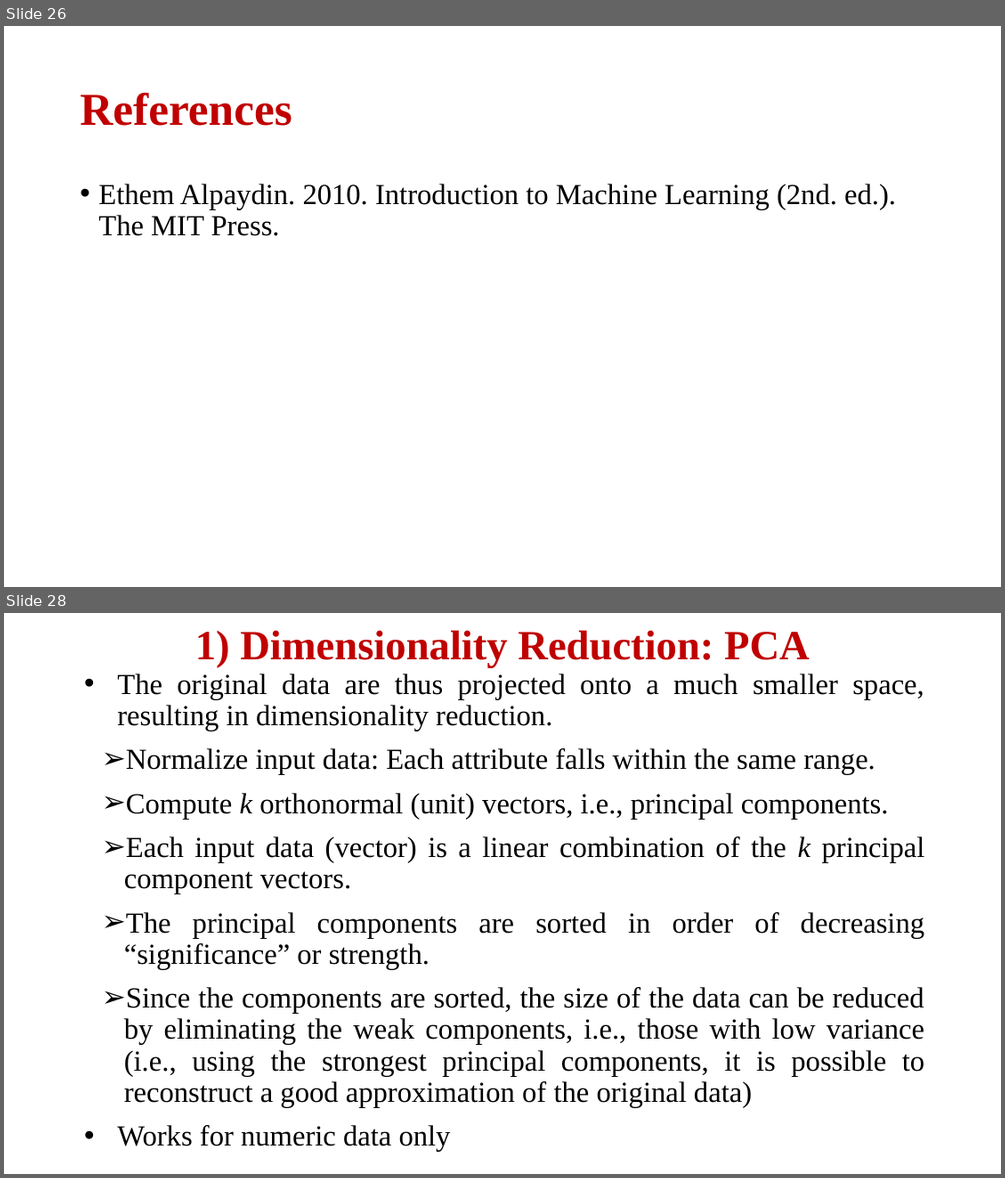
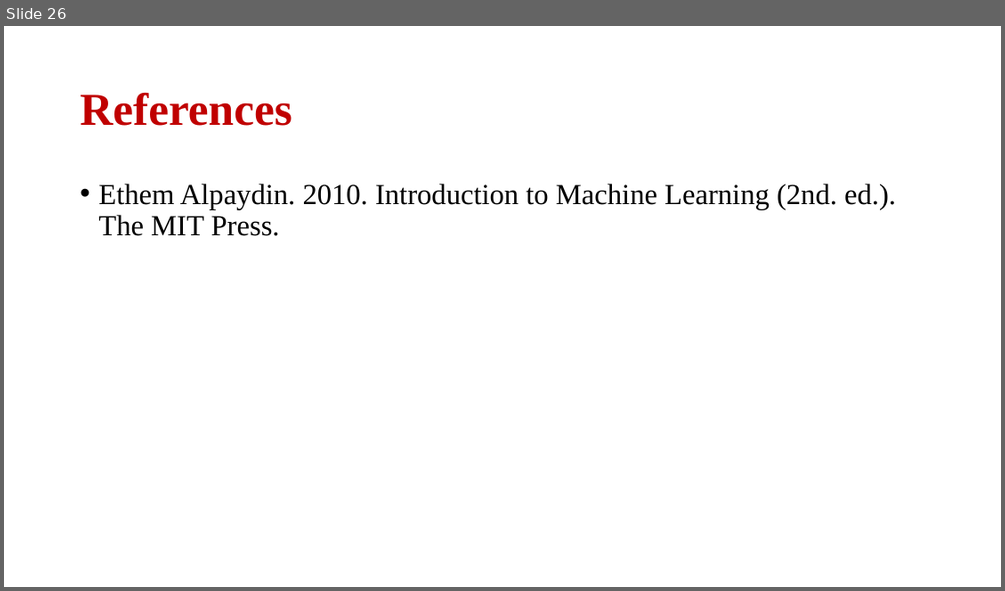
Before and after one commit to skysumitkumar/Du_Mca, a slide deck: 3rd_semester/Data_Science_with_python/PPT/Unit_1/Principal Component Analysis.pptx. Shown one above the other, each under a label of ours: slides 26 and 28 before the commit, slide 26 after it; the slides between them are not shown. The pictures are 1005x1178 and 1005x591 pixels, drawn with LibreOffice and Linux fonts; fonts in the diff are those of the drawing. Boxes give left, top, right and bottom in pixels: in the first picture for what was removed or moved away, otherwise in the second. Text is boxed around its words. In the diff, an @@ line names an element or a change of style, - is before the commit and + after.

```diff
--- a/3rd_semester/Data_Science_with_python/PPT/Unit_1/Principal Component Analysis.pptx
+++ b/3rd_semester/Data_Science_with_python/PPT/Unit_1/Principal Component Analysis.pptx
@@ slide 28 removed at box(4, 613, 1001, 1174), background #FFFFFF @@
@@ title removed at box(195, 630, 809, 668) @@
-1) Dimensionality Reduction: PCA
@@ text removed at box(117, 674, 925, 1151) @@
-• The original data are thus projected onto a much smaller space, resulting in dimensionality reduction.
-  ➢ Normalize input data: Each attribute falls within the same range.
-  ➢ Compute k orthonormal (unit) vectors, i.e., principal components.
-  ➢ Each input data (vector) is a linear combination of the k principal component vectors.
-  ➢ The principal components are sorted in order of decreasing “significance” or strength.
-  ➢ Since the components are sorted, the size of the data can be reduced by eliminating the weak components, i.e., those with low variance (i.e., using the strongest principal components, it is possible to reconstruct a good approximation of the original data)
-• Works for numeric data only
```
Also in this commit, not shown: 1 slide changed, 8 other slides removed.
